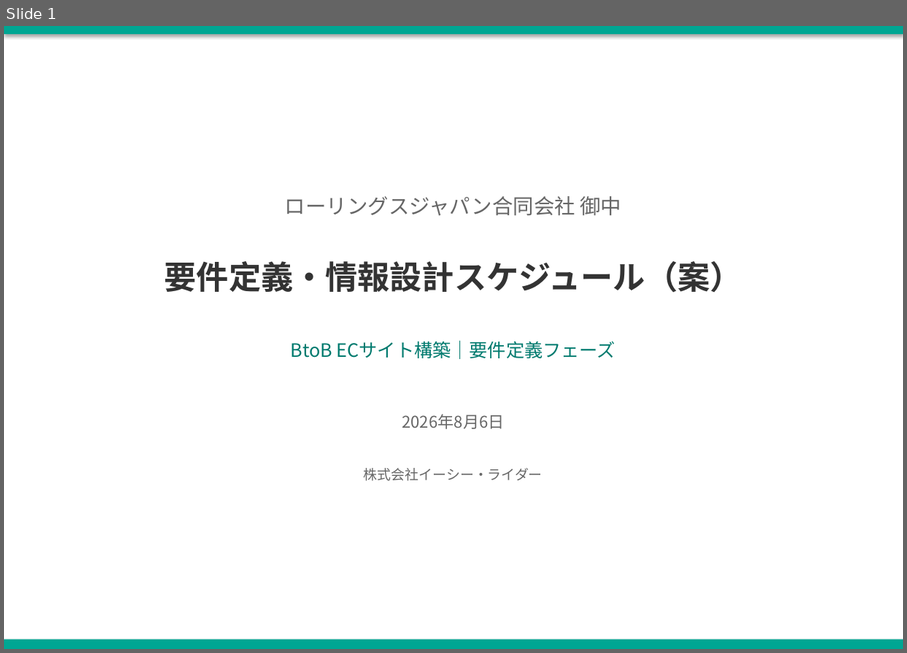
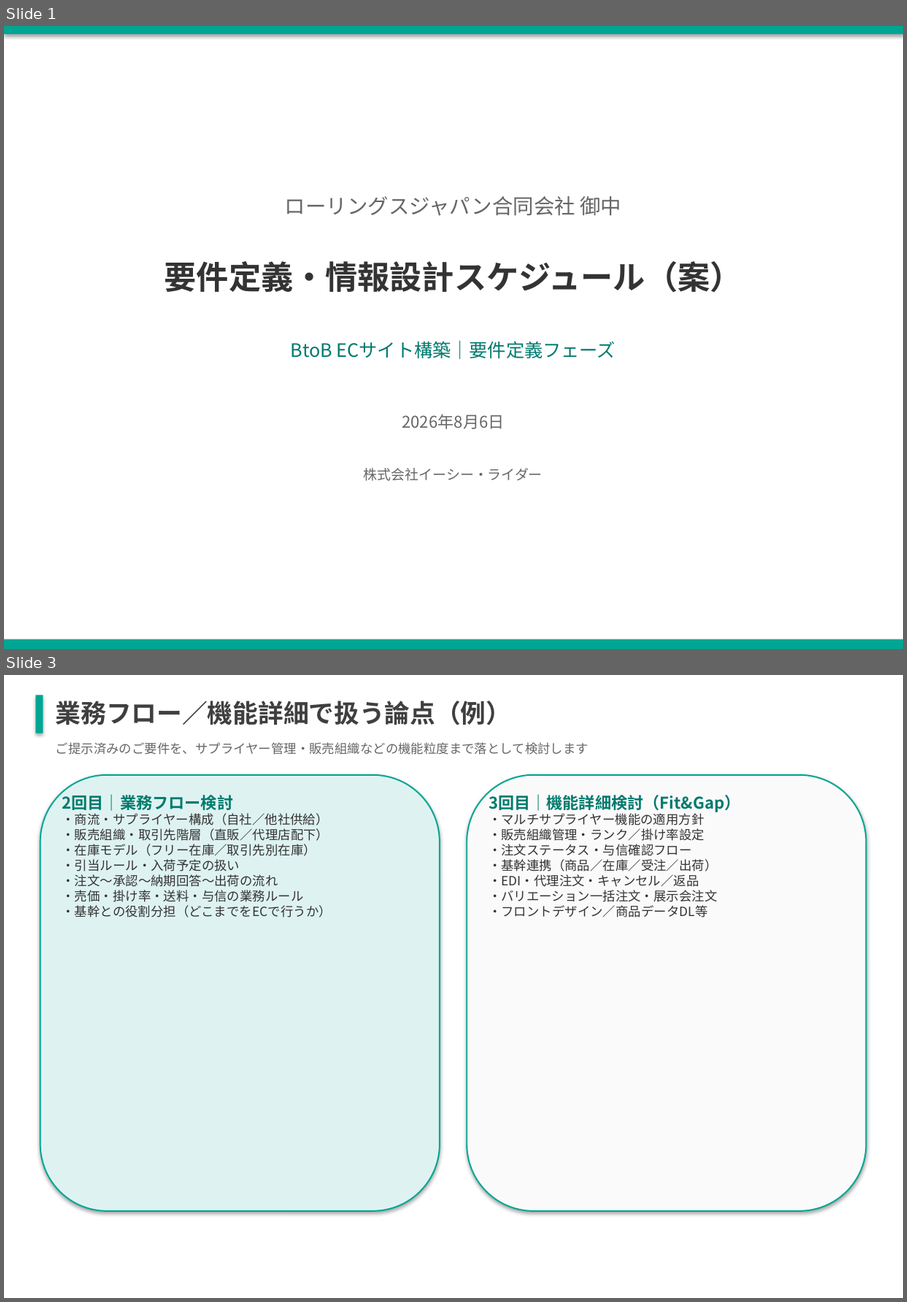
Before and after one commit to kozonoflight/git_tutorial, a slide deck: 要件定義WBS案_20260806.pptx. Shown one above the other, each under a label of ours: slide 1 before the commit, slides 1 and 3 after it; the slides between them are not shown. The pictures are 907x653 and 907x1302 pixels, drawn with LibreOffice and Linux fonts; fonts in the diff are those of the drawing. Boxes give left, top, right and bottom in pixels: in the first picture for what was removed or moved away, otherwise in the second. Text is boxed around its words. In the diff, an @@ line names an element or a change of style, - is before the commit and + after.

```diff
--- a/要件定義WBS案_20260806.pptx
+++ b/要件定義WBS案_20260806.pptx
@@ slide 3 added at (4, 675, 903, 1298), background #FFFFFF @@
@@ rectangle added at (35, 695, 43, 733), fill #00A693 @@
@@ text added at (56, 701, 511, 725), 22 pt, text #3F3F3F, bold @@
+業務フロー／機能詳細で扱う論点（例）
@@ text added at (56, 742, 589, 755), 11 pt, text #666666 @@
+ご提示済みのご要件を、サプライヤー管理・販売組織などの機能粒度まで落として検討します
@@ rounded rectangle added at (40, 775, 440, 1211), fill #DEF3F1, outline #00A693 1.25 pt @@
@@ rounded rectangle added at (468, 775, 867, 1211), fill #FAFAFA, outline #00A693 1.25 pt @@
@@ text added at (62, 792, 332, 917), 11 pt, text #333333 @@
+2回目｜業務フロー検討
+・商流・サプライヤー構成（自社／他社供給）
+・販売組織・取引先階層（直販／代理店配下）
+・在庫モデル（フリー在庫／取引先別在庫）
+・引当ルール・入荷予定の扱い
+・注文〜承認〜納期回答〜出荷の流れ
+・売価・掛け率・送料・与信の業務ルール
+・基幹との役割分担（どこまでをECで行うか）
@@ text added at (489, 792, 741, 917), 11 pt, text #333333 @@
+3回目｜機能詳細検討（Fit&Gap）
+・マルチサプライヤー機能の適用方針
+・販売組織管理・ランク／掛け率設定
+・注文ステータス・与信確認フロー
+・基幹連携（商品／在庫／受注／出荷）
+・EDI・代理注文・キャンセル／返品
+・バリエーション一括注文・展示会注文
+・フロントデザイン／商品データDL等
```
Also in this commit, not shown: 3 slides changed.
